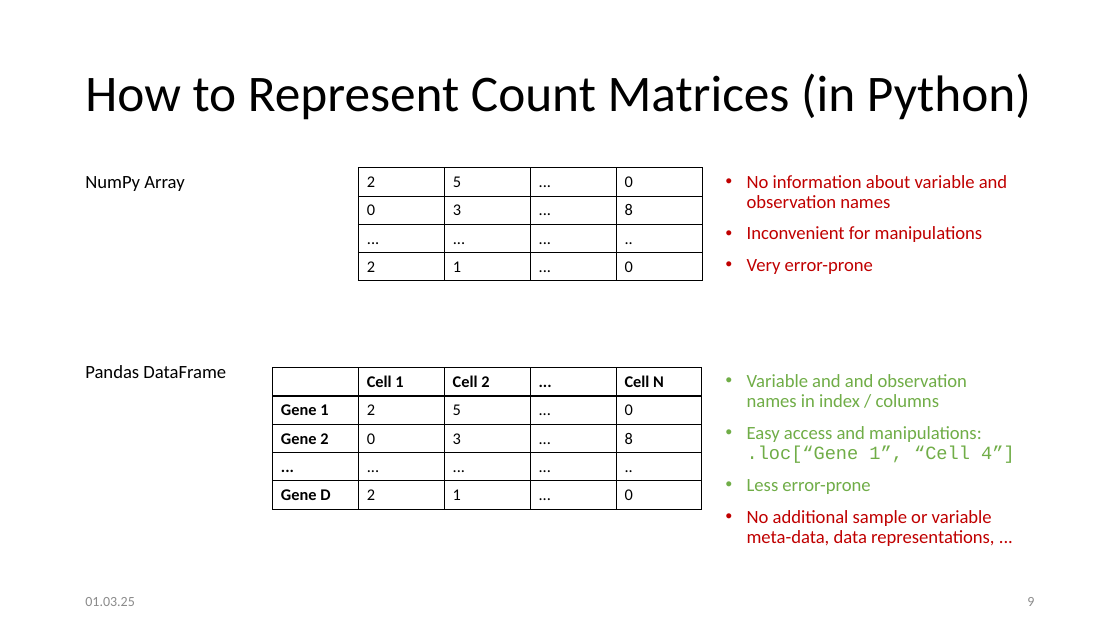
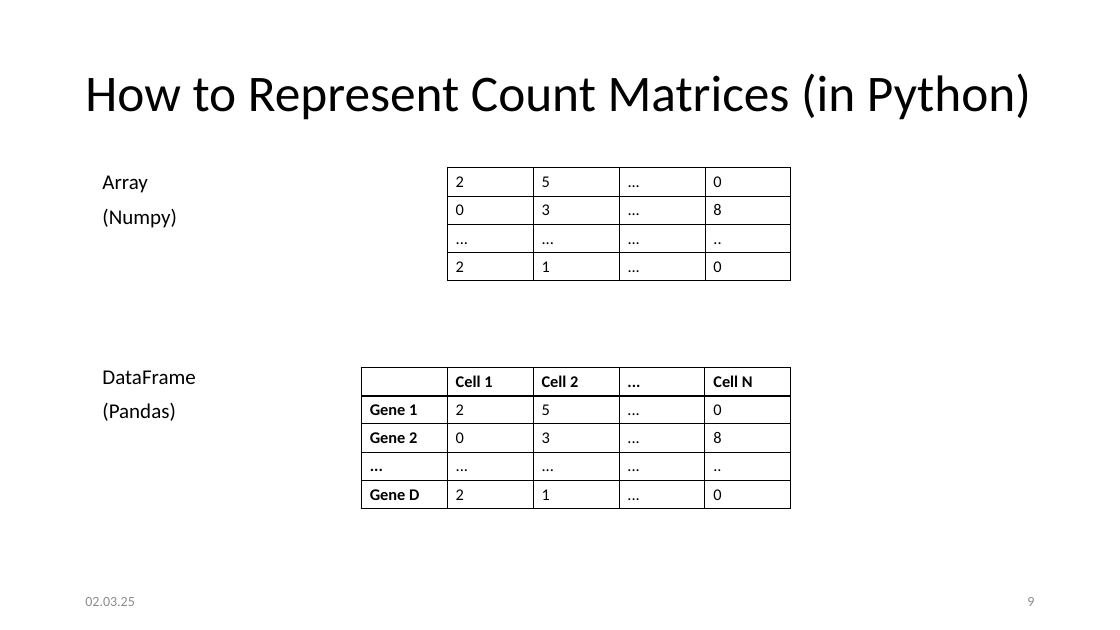
Before and after one commit to penelopenelope/ebi_mofa_workshop_precision_medicine, a slide deck: slide 10 of presentation.pptx. Drawn at 1120x630 pixels with LibreOffice and Linux fonts; fonts in the diff are those of the drawing. Boxes give left, top, right and bottom in pixels: in the first picture for what was removed or moved away, otherwise in the second. Text is boxed around its words. In the diff, an @@ line names an element or a change of style, - is before the commit and + after.

```diff
--- a/presentation.pptx
+++ b/presentation.pptx
@@ text at (102,175,195,421): text changed; size 16 to 18 pt @@
-NumPy Array
-Pandas DataFrame
+Array
+(Numpy)
+DataFrame
+(Pandas)
@@ table: place and size @@
-table at (359,168,702,280)
+table at (448,168,791,280)
@@ text removed at (747,175,1015,546) @@
-• No information about variable and observation names
-• Inconvenient for manipulations
-• Very error-prone
-• Variable and and observation names in index / columns
-• Easy access and manipulations:
-  .loc[“Gene 1”, “Cell 4”]
-• Less error-prone
-• No additional sample or variable meta-data, data representations, ...
@@ table: place and size @@
-table at (273,368,702,508)
+table at (361,367,790,507)
@@ text at (85,597,135,606): text changed @@
-01.03.25
+02.03.25
```
Also in this commit, not shown: 30 other slides changed, 2 slides added, 2 slides removed.
